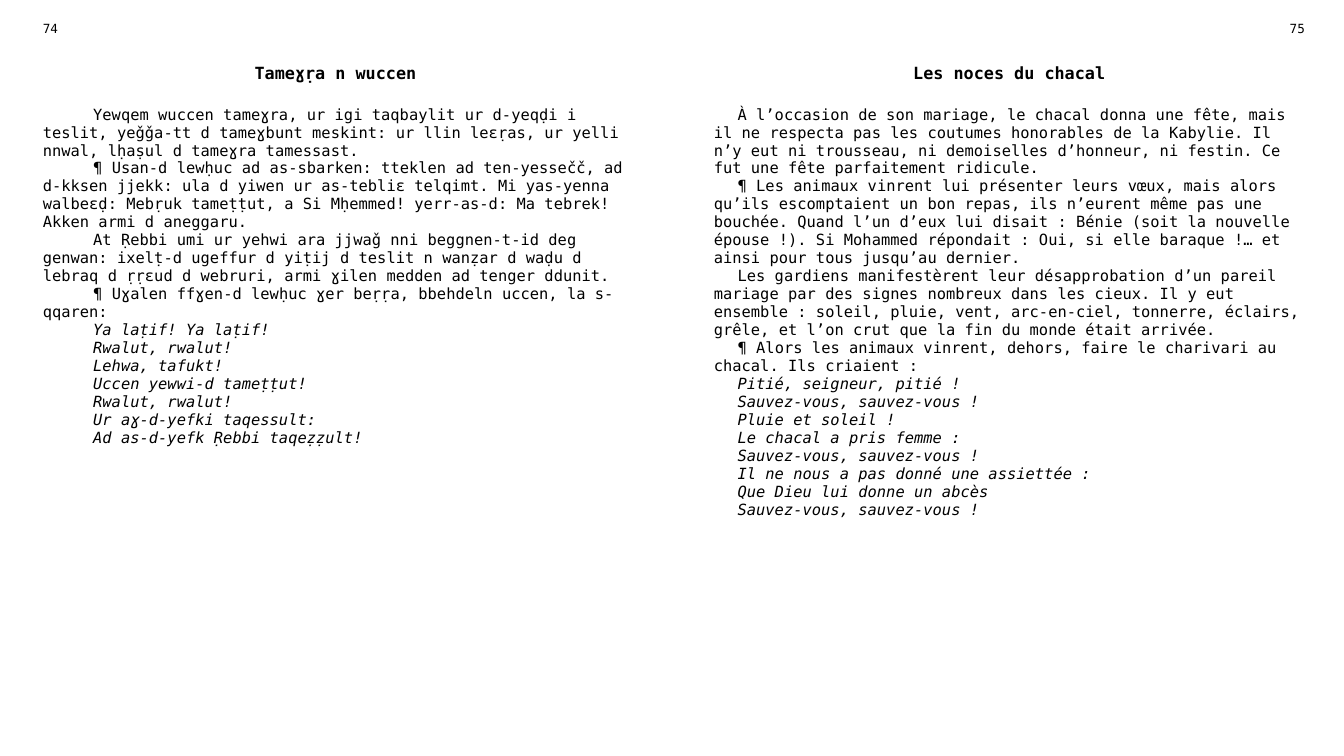
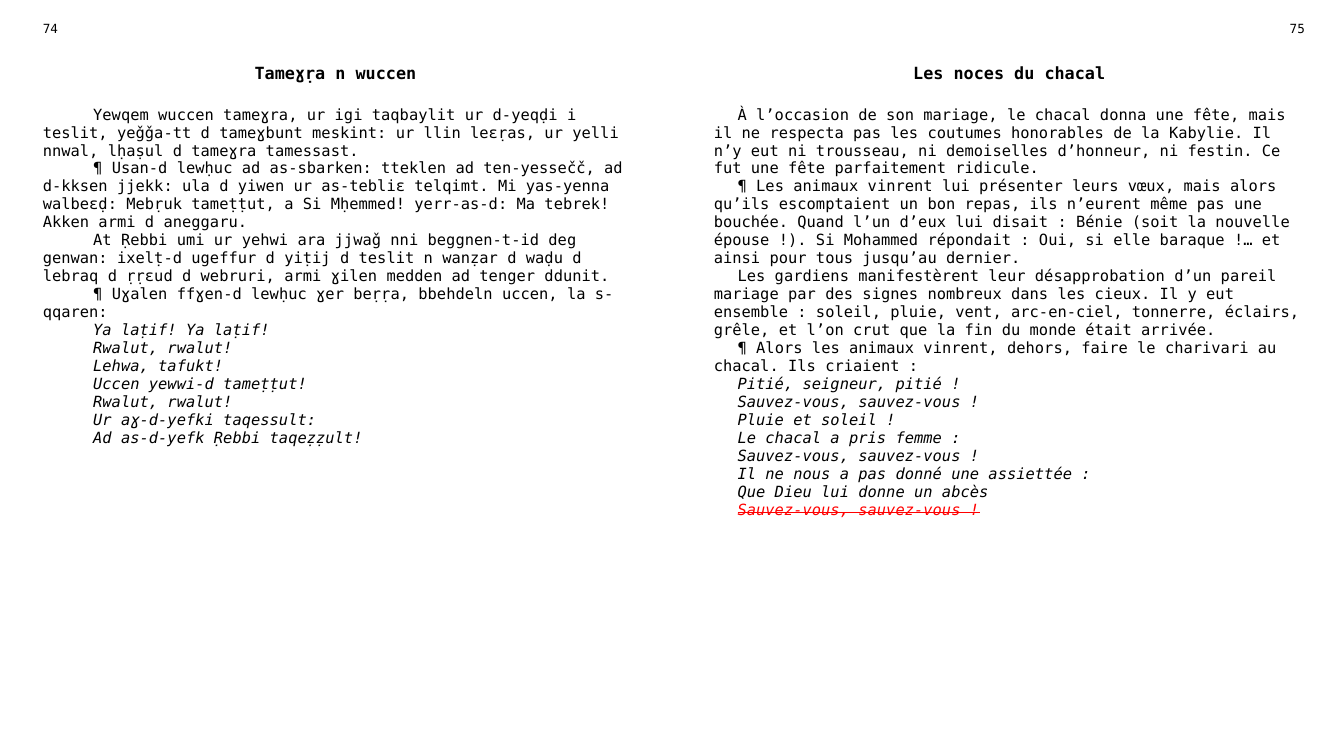
Before and after one commit to sferhah/tamacahut_n_wuccen, a slide deck: slide 33 of Uccen.ConsoleApp/uccen.pptx. Drawn at 1344x756 pixels with LibreOffice and Linux fonts; fonts in the diff are those of the drawing. Boxes give left, top, right and bottom in pixels: in the first picture for what was removed or moved away, otherwise in the second. Text is boxed around its words. In the diff, an @@ line names an element or a change of style, - is before the commit and + after.

```diff
--- a/Uccen.ConsoleApp/uccen.pptx
+++ b/Uccen.ConsoleApp/uccen.pptx
@@ table at [32,16,1315,729] @@
@@ text colour #000000 to #FF0000, strikethrough on in "Sauvez-vous, sauvez-vous !" @@
```
Also in this commit, not shown: 14 other slides changed, 3 other files.
